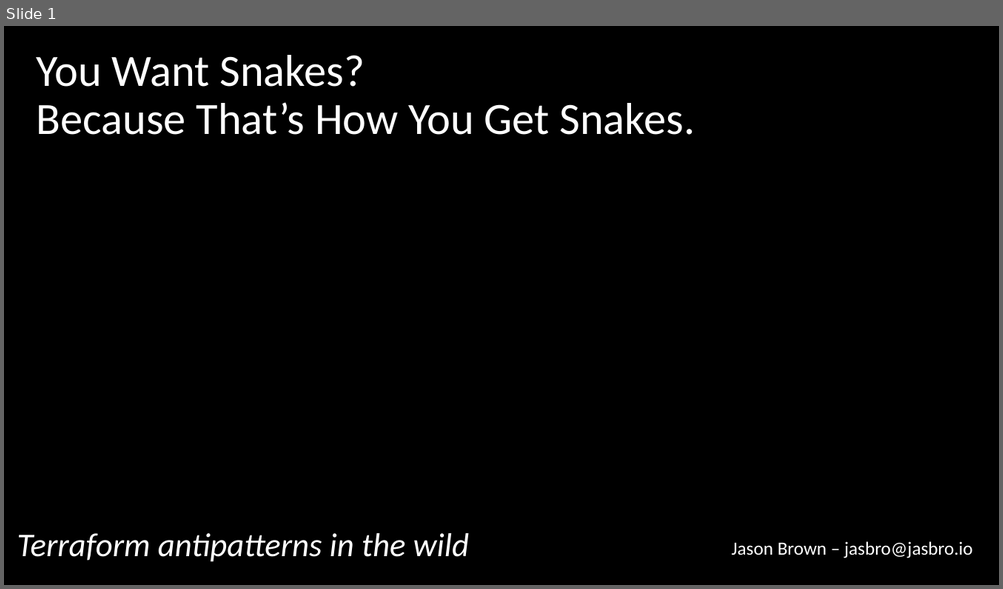
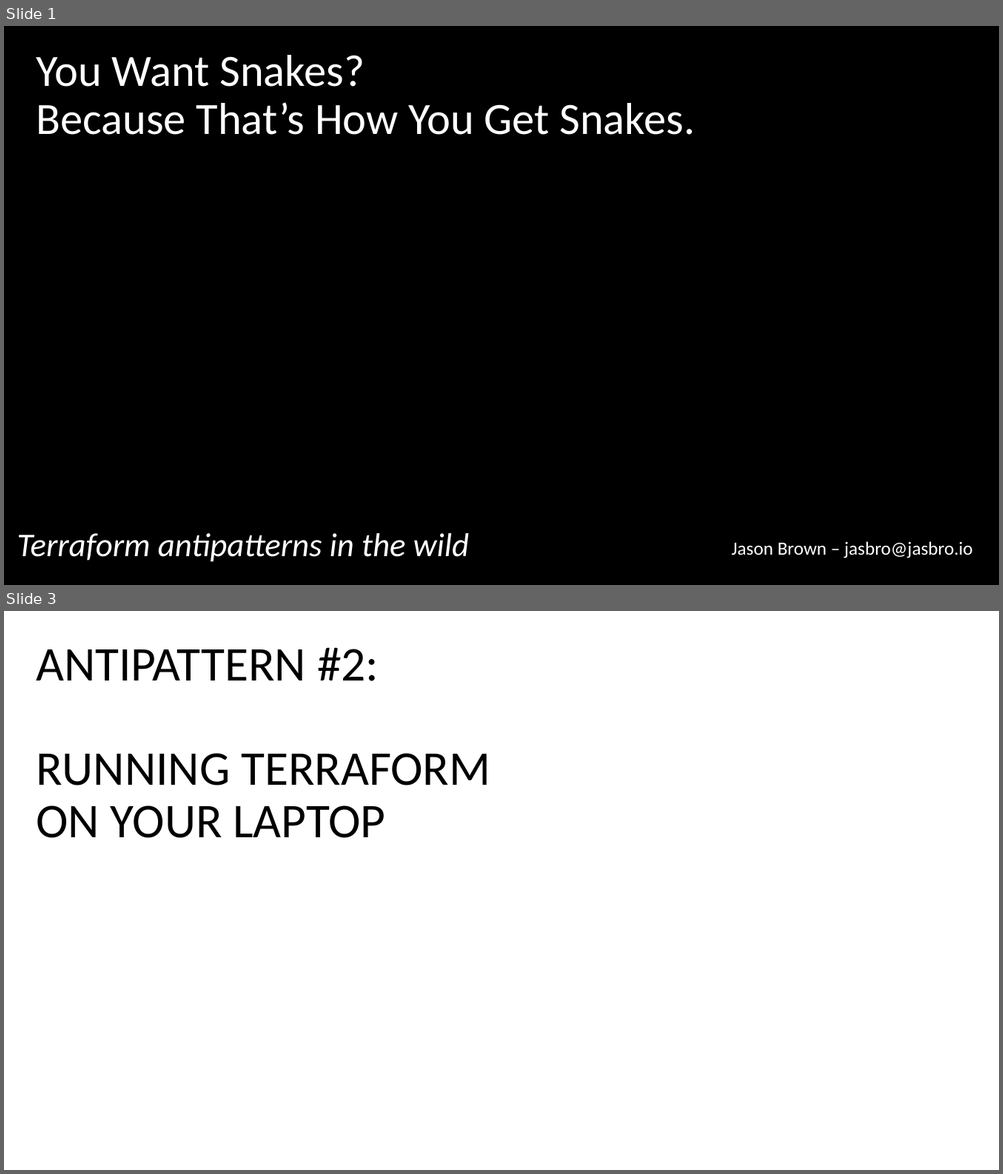
Before and after one commit to stopthatastronaut/Speaking, a slide deck: TerraformAntiPatterns/SNAKES.EVERYWHERE.pptx. Shown one above the other, each under a label of ours: slide 1 before the commit, slides 1 and 3 after it; the slides between them are not shown. The pictures are 1003x589 and 1003x1174 pixels, drawn with LibreOffice and Linux fonts; fonts in the diff are those of the drawing; background and template pictures are left out. Boxes give left, top, right and bottom in pixels: in the first picture for what was removed or moved away, otherwise in the second. Text is boxed around its words. In the diff, an @@ line names an element or a change of style, - is before the commit and + after.

Commit message:
update terraform talk

```diff
--- a/TerraformAntiPatterns/SNAKES.EVERYWHERE.pptx
+++ b/TerraformAntiPatterns/SNAKES.EVERYWHERE.pptx
@@ slide 3 added at (4,611,999,1170), background picture (left out) @@
@@ text added at (36,647,490,838), 46.8 pt, text #000000 @@
+ANTIPATTERN #2:
+RUNNING TERRAFORM
+ON YOUR LAPTOP
```
Also in this commit, not shown: 6 other slides added, 4 other files.
